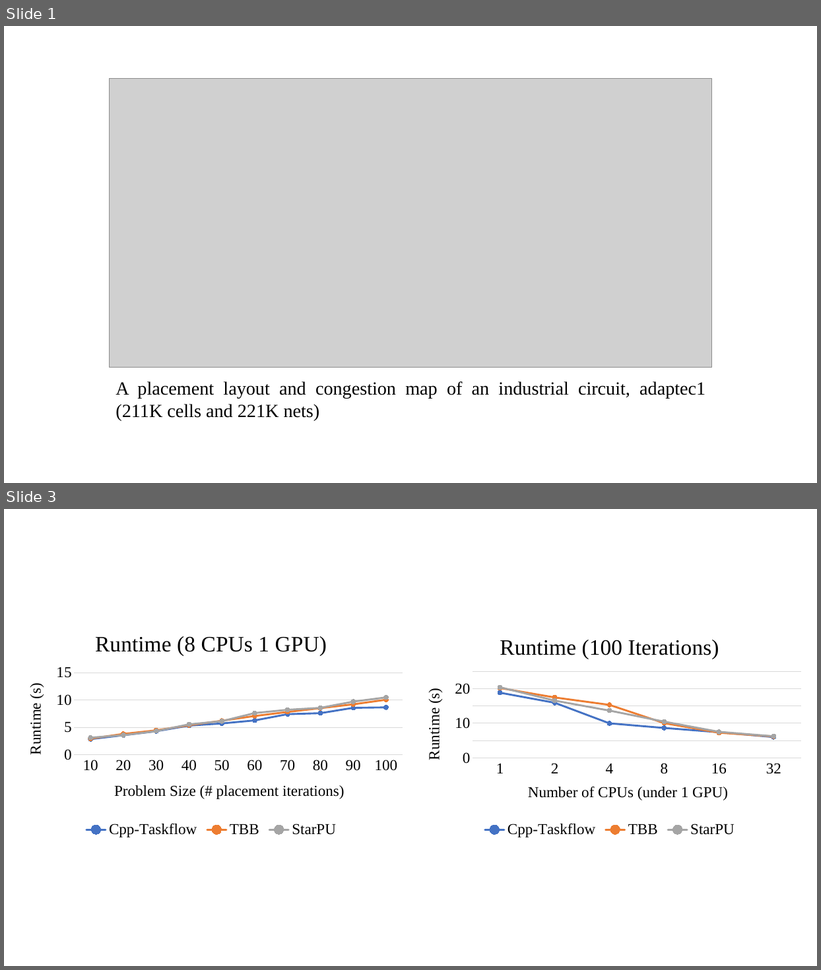
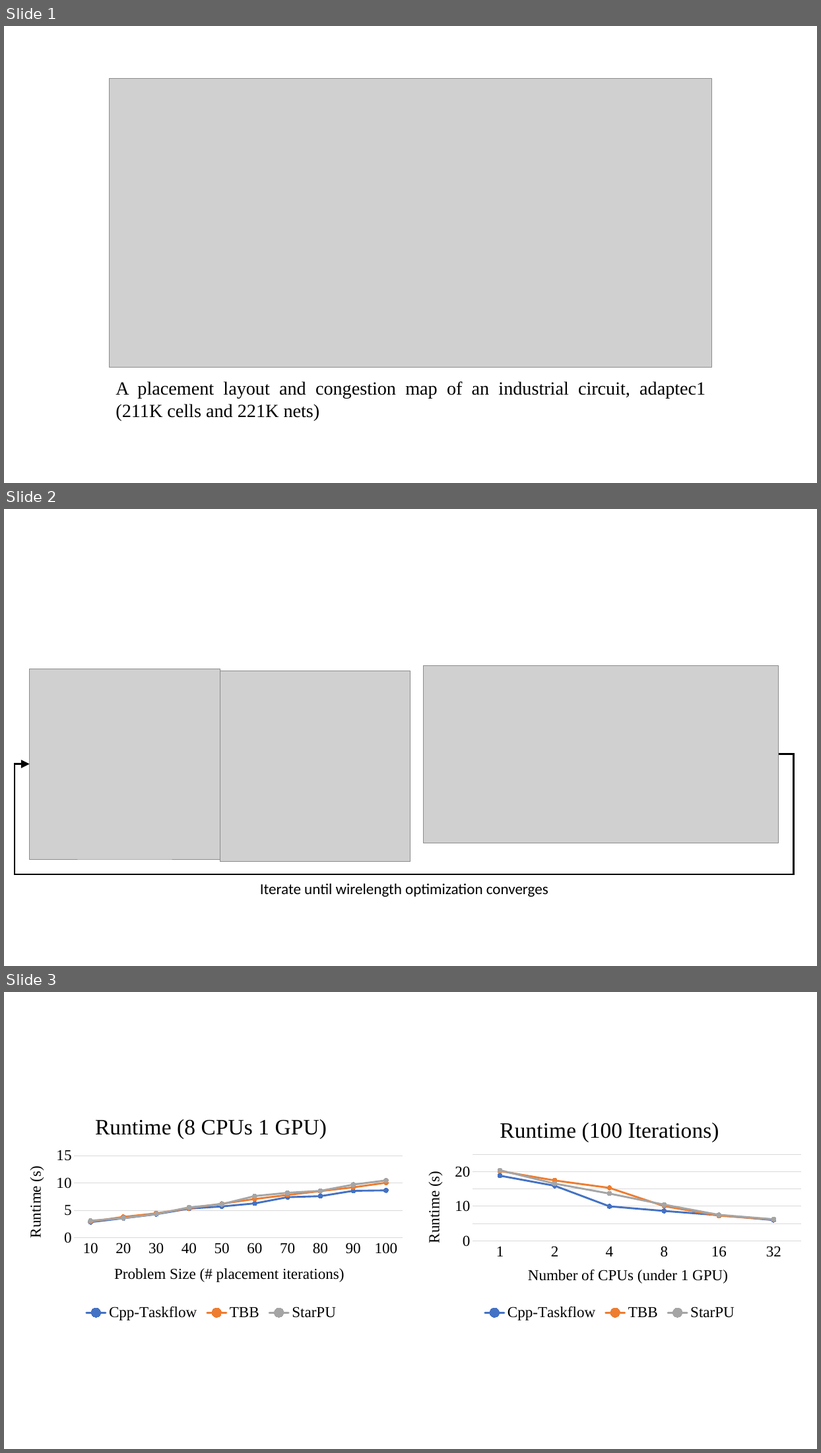
Before and after one commit to Mapoet/taskflow, a slide deck: doxygen/images/dreamplace.pptx. Shown one above the other, each under a label of ours: slides 1 and 3 before the commit, slides 1, 2 and 3 after it; the slides between them are not shown. The pictures are 821x970 and 821x1453 pixels, drawn with LibreOffice and Linux fonts; fonts in the diff are those of the drawing; grey boxes stand for pictures. Boxes give left, top, right and bottom in pixels: in the first picture for what was removed or moved away, otherwise in the second. Text is boxed around its words. In the diff, an @@ line names an element or a change of style, - is before the commit and + after.

```diff
--- a/doxygen/images/dreamplace.pptx
+++ b/doxygen/images/dreamplace.pptx
@@ slide 2 added at box(4, 509, 817, 966), background #FFFFFF @@
@@ picture added at box(424, 666, 779, 843) @@
@@ picture added at box(30, 669, 220, 859) @@
@@ picture added at box(220, 671, 411, 861) @@
@@ elbow arrow added from (779, 755) to (30, 764), #000000 2 pt @@
@@ text added at box(260, 884, 548, 897), 18 pt, text #000000 @@
+Iterate until wirelength optimization converges
```
Also in this commit, not shown: 1 slide removed, 26 other files.
